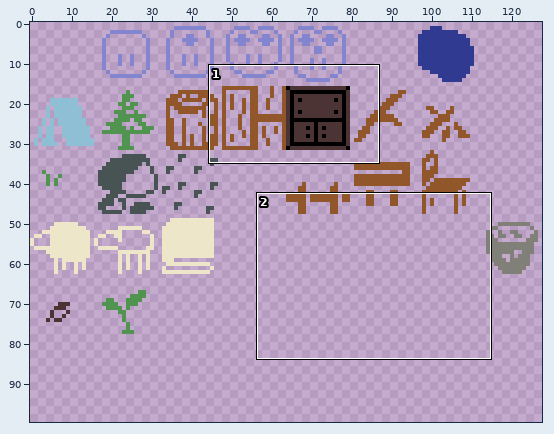
Sprite sheet: assets/images/tiles.png. The first picture is a wide view before the edit; the outline marks the close-up.
Close-up. First the earlier version:
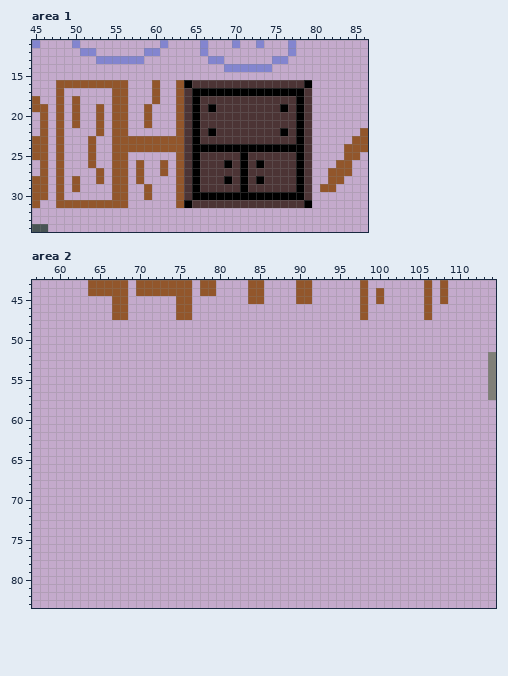
The file is 128x128 pixels. Shown: area 1: x 45..86, y 11..34; area 2: x 57..114, y 43..83. The wide view leaves out empty margins. The commit also changed other parts of the picture, which this record leaves out.
Once edited:
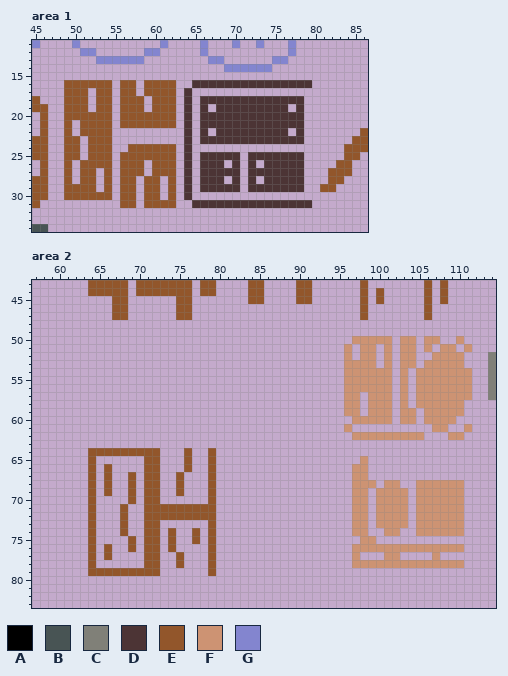
Palette (. is transparent): A #000000  B #485454  C #808078  D #4c3435  E #92562b  F #cd9373  G #8385cf
Change:
Area 1:
y 16: x 48 E -> .; x 55 E -> .; x 57 . -> E; x 59 . -> E; x 61..64 ..EA -> EE..; x 79 A -> D
y 17: x 48..51 E... -> .EEE; x 53..55 ..E -> EE.; x 57 . -> E; x 59 . -> E; x 61..63 ..E -> EE.; x 65..79 AAAAAAAAAAAAAAD -> ...............
y 18: x 48..49 E. -> .E; x 51 . -> E; x 53..55 ..E -> EE.; x 57..58 .. -> EE; x 61..63 ..E -> EE.; x 65 A -> .; x 78..79 AD -> D.
y 19: x 48..49 E. -> .E; x 51 . -> E; x 54..55 .E -> E.; x 57..63 ..E...E -> EE.EEE.; x 65 A -> .; x 67 A -> .; x 76..79 ADAD -> D.D.
y 20: x 48..49 E. -> .E; x 51..52 .. -> EE; x 54..55 .E -> E.; x 57..58 .. -> EE; x 60..63 ...E -> EEE.; x 65 A -> .; x 78..79 AD -> D.
y 21: x 48..52 E.E.. -> .E.EE; x 54..55 .E -> E.; x 57..58 .. -> EE; x 60..63 ...E -> EEE.; x 65 A -> .; x 78..79 AD -> D.
y 22: x 48..49 E. -> .E; x 51..52 .. -> EE; x 54..56 .EE -> E..; x 63 E -> .; x 65 A -> .; x 67 A -> .; x 76..79 ADAD -> D.D.
y 23: x 48..50 E.. -> .EE; x 53..63 ..EEEEEEEEE -> EE.........; x 65 A -> .; x 78..79 AD -> D.
y 24: x 48..50 E.. -> .EE; x 53..56 ..EE -> EE..; x 63 E -> .; x 65..79 AAAAAAAAAAAAAAD -> ...............
y 25: x 48..50 E.. -> .EE; x 53..55 ..E -> EE.; x 57..63 ......E -> EEEEEE.; x 65 A -> .; x 71 A -> .; x 78..79 AD -> D.
y 26: x 48..49 E. -> .E; x 51 . -> E; x 53..55 ..E -> EE.; x 57 . -> E; x 60 . -> E; x 62..63 .E -> E.; x 65 A -> .; x 69 A -> .; x 71 A -> .; x 73 A -> .; x 78..79 AD -> D.
y 27: x 48..49 E. -> .E; x 51..55 ..E.E -> EE.E.; x 57 . -> E; x 60 . -> E; x 62..63 .E -> E.; x 65 A -> .; x 71 A -> .; x 78..79 AD -> D.
y 28: x 48..55 E.E..E.E -> .E.EE.E.; x 57..60 .E.. -> E.EE; x 62..63 .E -> E.; x 65 A -> .; x 69 A -> .; x 71 A -> .; x 73 A -> .; x 78..79 AD -> D.
y 29: x 48..49 E. -> .E; x 51..52 .. -> EE; x 54..55 .E -> E.; x 57 . -> E; x 60 . -> E; x 62..63 .E -> E.; x 65 A -> .; x 71 A -> .; x 78..79 AD -> D.
y 30: x 48..55 E......E -> .EEEEEE.; x 57 . -> E; x 60 . -> E; x 62..63 .E -> E.; x 65..79 AAAAAAAAAAAAAAD -> ...............
y 31: x 48..55 EEEEEEEE -> ........; x 57 . -> E; x 59..64 ....EA -> EEEE..; x 79 A -> D
Area 2:
y 50: x 97..101 ..... -> FFFFF; x 103..104 .. -> FF; x 106..107 .. -> FF; x 110 . -> F
y 51: x 96 . -> F; x 98..99 .. -> FF; x 101 . -> F; x 103..104 .. -> FF; x 106 . -> F; x 108..109 .. -> FF; x 111 . -> F
y 52: x 96 . -> F; x 98..99 .. -> FF; x 101 . -> F; x 103..104 .. -> FF; x 107..110 .... -> FFFF
y 53: x 96..99 .... -> FFFF; x 101 . -> F; x 103..104 .. -> FF; x 106..110 ..... -> FFFFF
y 54..56: x 96..101 ...... -> FFFFFF; x 103 . -> F; x 105..111 ....... -> FFFFFFF
y 57: x 96..97 .. -> FF; x 99..101 ... -> FFF; x 103 . -> F; x 105..111 ....... -> FFFFFFF
y 58: x 96..97 .. -> FF; x 99..101 ... -> FFF; x 103 . -> F; x 105..110 ...... -> FFFFFF
y 59: x 96..97 .. -> FF; x 99..101 ... -> FFF; x 103..104 .. -> FF; x 106..110 ..... -> FFFFF
y 60: x 97..101 ..... -> FFFFF; x 103..104 .. -> FF; x 106..109 .... -> FFFF
y 61: x 96 . -> F; x 107..108 .. -> FF; x 111 . -> F
y 62: x 97..105 ......... -> FFFFFFFFF; x 109..110 .. -> FF
y 64: x 64..72 ......... -> EEEEEEEEE; x 76 . -> E; x 79 . -> E
y 65: x 64 . -> E; x 71..72 .. -> EE; x 76 . -> E; x 79 . -> E; x 98 . -> F
y 66: x 64 . -> E; x 66 . -> E; x 71..72 .. -> EE; x 76 . -> E; x 79 . -> E; x 97..98 .. -> FF
y 67: x 64 . -> E; x 66 . -> E; x 69 . -> E; x 71..72 .. -> EE; x 75 . -> E; x 79 . -> E; x 97..98 .. -> FF
y 68: x 64 . -> E; x 66 . -> E; x 69 . -> E; x 71..72 .. -> EE; x 75 . -> E; x 79 . -> E; x 97..99 ... -> FFF; x 101..102 .. -> FF; x 105..110 ...... -> FFFFFF
y 69: x 64 . -> E; x 66 . -> E; x 69 . -> E; x 71..72 .. -> EE; x 75 . -> E; x 79 . -> E; x 97..98 .. -> FF; x 100..103 .... -> FFFF; x 105..110 ...... -> FFFFFF
y 70: x 64 . -> E; x 69 . -> E; x 71..72 .. -> EE; x 79 . -> E; x 97..98 .. -> FF; x 100..103 .... -> FFFF; x 105..110 ...... -> FFFFFF
y 71..72: x 64 . -> E; x 68 . -> E; x 71..79 ......... -> EEEEEEEEE; x 97..98 .. -> FF; x 100..103 .... -> FFFF; x 105..110 ...... -> FFFFFF
y 73: x 64 . -> E; x 68 . -> E; x 71..72 .. -> EE; x 79 . -> E; x 97..98 .. -> FF; x 100..103 .... -> FFFF; x 105..110 ...... -> FFFFFF
y 74: x 64 . -> E; x 68 . -> E; x 71..72 .. -> EE; x 74 . -> E; x 77 . -> E; x 79 . -> E; x 97..98 .. -> FF; x 101..102 .. -> FF; x 105..110 ...... -> FFFFFF
y 75: x 64 . -> E; x 69 . -> E; x 71..72 .. -> EE; x 74 . -> E; x 77 . -> E; x 79 . -> E; x 98..99 .. -> FF
y 76: x 64 . -> E; x 66 . -> E; x 69 . -> E; x 71..72 .. -> EE; x 74 . -> E; x 79 . -> E; x 97..110 .............. -> FFFFFFFFFFFFFF
y 77: x 64 . -> E; x 66 . -> E; x 71..72 .. -> EE; x 75 . -> E; x 79 . -> E; x 97 . -> F; x 101..102 .. -> FF; x 107 . -> F
y 78: x 64 . -> E; x 71..72 .. -> EE; x 75 . -> E; x 79 . -> E; x 97..110 .............. -> FFFFFFFFFFFFFF
y 79: x 64..72 ......... -> EEEEEEEEE; x 79 . -> E
Boxes around the changes in both close-ups, in picture pixels (x1, y1, x2, y2):
changed: (56, 80, 312, 208)
added: (344, 336, 472, 568)
added: (88, 448, 216, 576)
